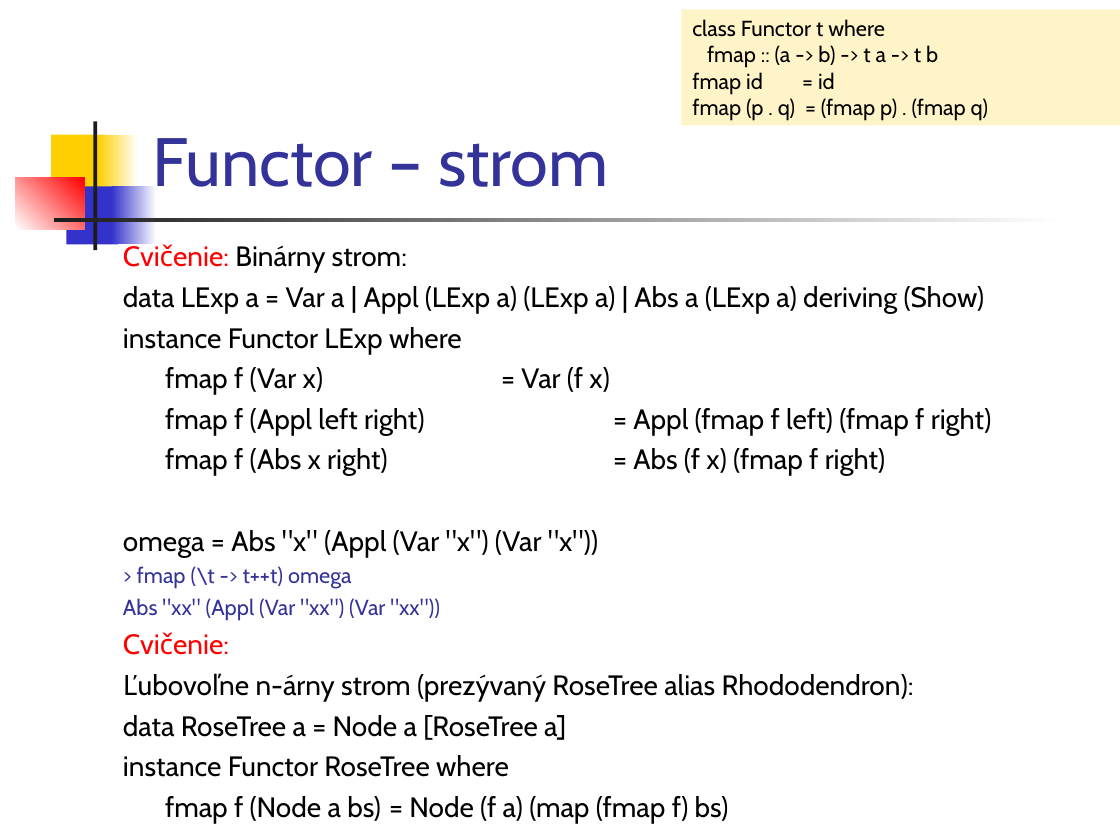
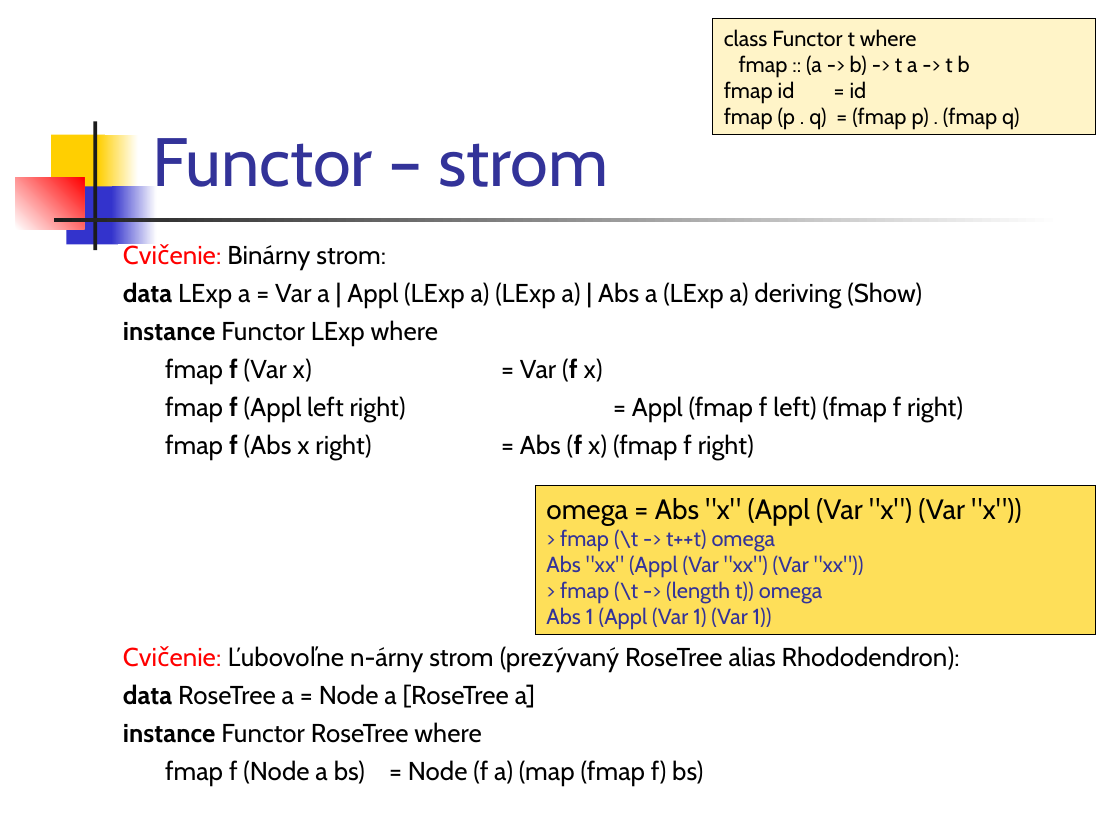
Before and after one commit to Funkcionalne/Prednasky, a slide deck: slide 11 of 11/11_fpro.ppt (slide 9 before the commit). Drawn at 1120x840 pixels with LibreOffice and Linux fonts; fonts in the diff are those of the drawing. Boxes give left, top, right and bottom in pixels: in the first picture for what was removed or moved away, otherwise in the second. Text is boxed around its words. In the diff, an @@ line names an element or a change of style, - is before the commit and + after.

```diff
--- a/11/11_fpro.ppt
+++ b/11/11_fpro.ppt
@@ rectangle "class Functor t where": place and size @@
-rectangle "class Functor t where" at box(681, 9, 1120, 125)
+rectangle "class Functor t where" at box(712, 19, 1095, 136)
@@ rectangle "class Functor t where" at box(712, 19, 1095, 136): outline none to #000000 0.74 pt @@
@@ text at box(123, 245, 963, 786): size 18 to 16.6 pt in "Cvičenie: Binárny strom:", "data LExp a = Var a | ...", "instance Functor LExp where", "fmap f (Var x) = Var (f ..." and 5 more places; bold on in "data", "instance", "f (f", "f" and 3 more places @@
@@ rectangle added at box(535, 485, 1095, 635), fill #FEDF59, outline #000000 0.74 pt, 14 pt, text #333399 @@
+omega = Abs "x" (Appl (Var "x") (Var "x"))
+> fmap (\t -> t++t) omega
+Abs "xx" (Appl (Var "xx") (Var "xx"))
+> fmap (\t -> (length t)) omega
+Abs 1 (Appl (Var 1) (Var 1))
@@ text at box(350, 646, 960, 671): text changed; size 18 to 16.6 pt @@
-omega = Abs "x" (Appl (Var "x") (Var "x"))
-> fmap (\t -> t++t) omega
-Abs "xx" (Appl (Var "xx") (Var "xx"))
-Cvičenie:
-Ľubovoľne n-árny strom (prezývaný RoseTree alias Rhododendron):
+Cvičenie: Ľubovoľne n-árny strom (prezývaný RoseTree alias Rhododendron):
```
Also in this commit, not shown: 23 other slides changed, 2 slides added, 16 slides removed, 3 other files.
